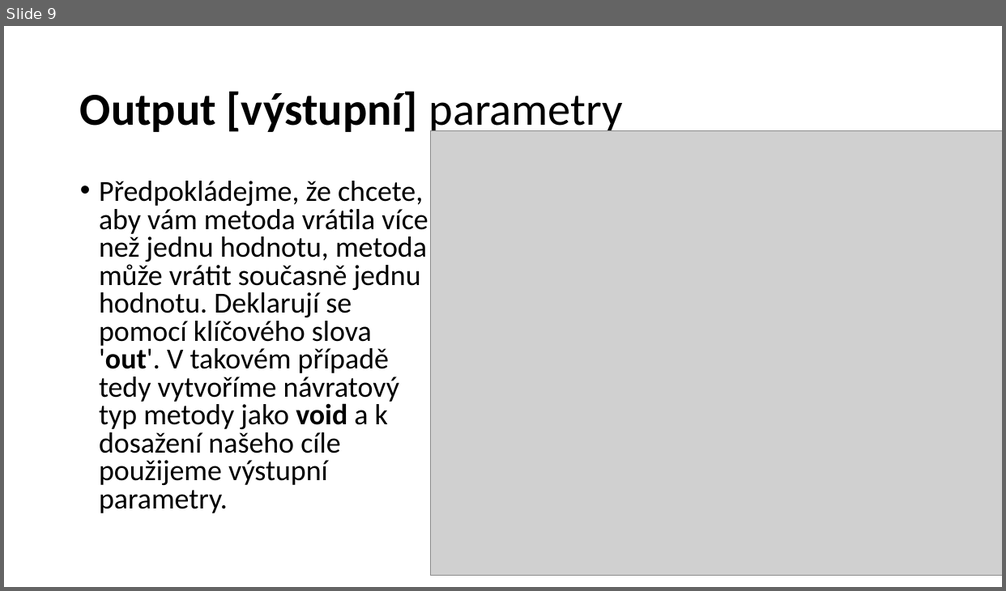
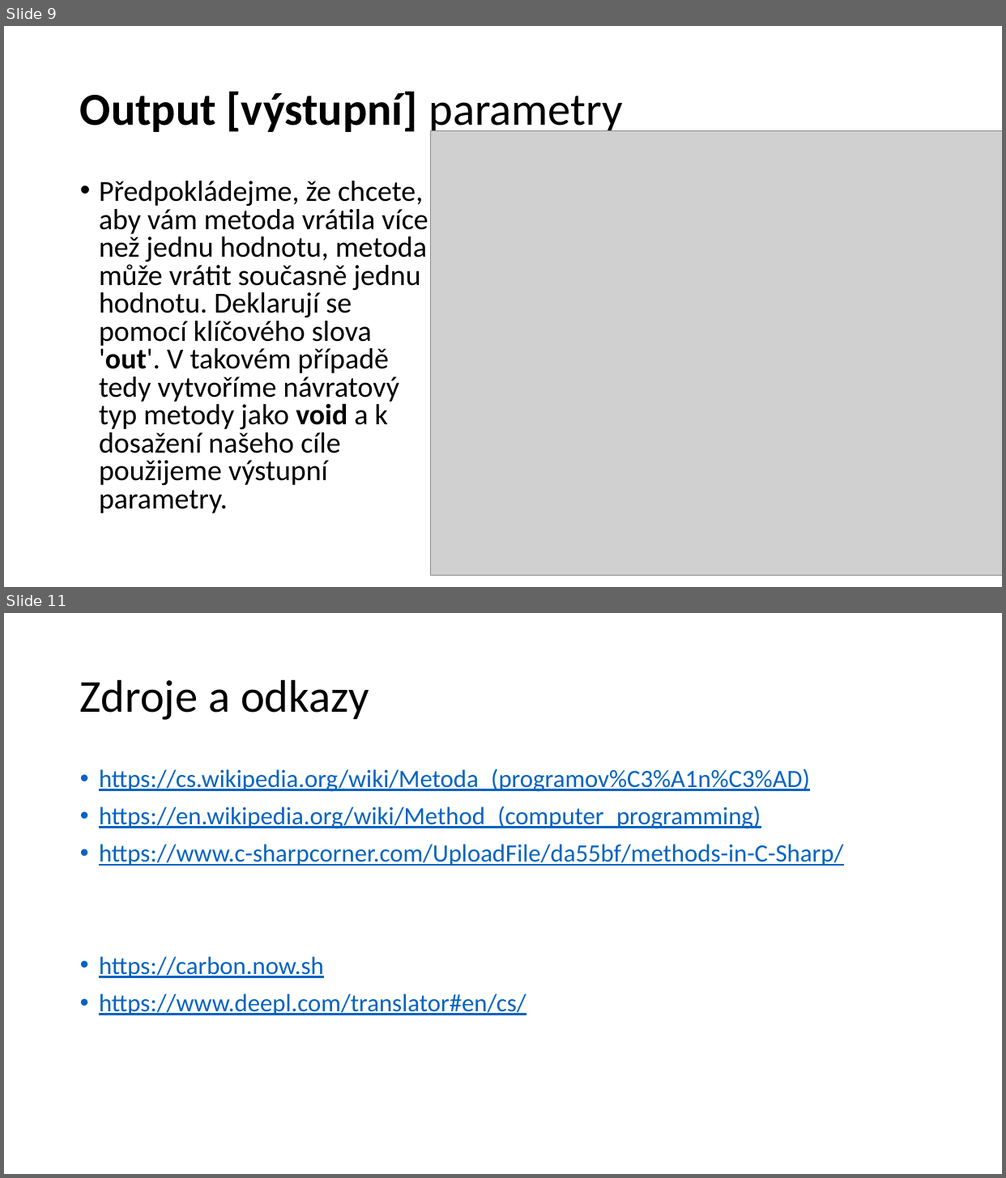
Before and after one commit to KubMakCZ/awesome-didaktika-programovani, a slide deck: metody.pptx. Shown one above the other, each under a label of ours: slide 9 before the commit, slides 9 and 11 after it; the slides between them are not shown. The pictures are 1006x591 and 1006x1178 pixels, drawn with LibreOffice and Linux fonts; fonts in the diff are those of the drawing; grey boxes stand for pictures. Boxes give left, top, right and bottom in pixels: in the first picture for what was removed or moved away, otherwise in the second. Text is boxed around its words. In the diff, an @@ line names an element or a change of style, - is before the commit and + after.

```diff
--- a/metody.pptx
+++ b/metody.pptx
@@ slide 11 added at (4,613,1002,1174), background #FFFFFF @@
@@ title added at (80,679,368,720), 44 pt, text #000000 @@
+Zdroje a odkazy
@@ text added at (99,769,843,1016), 24 pt, text #0563C1, underline @@
+• https://cs.wikipedia.org/wiki/Metoda_(programov%C3%A1n%C3%AD)
+• https://en.wikipedia.org/wiki/Method_(computer_programming)
+• https://www.c-sharpcorner.com/UploadFile/da55bf/methods-in-C-Sharp/
+• https://carbon.now.sh
+• https://www.deepl.com/translator#en/cs/
```
Also in this commit, not shown: 2 slides changed, 1 other slide added.
